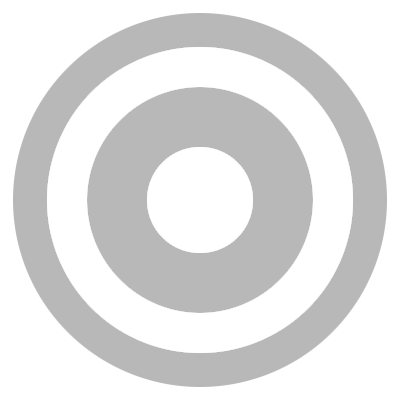
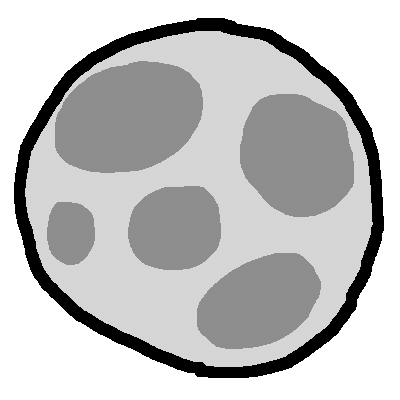
Layers edited between the first and the second 400 x 400 image:
added layer "1spots" (34%) above "1" over [47, 61, 354, 349]
added layer "1" above "rings" over [14, 18, 384, 378]
hid "rings" over [13, 13, 387, 387]
